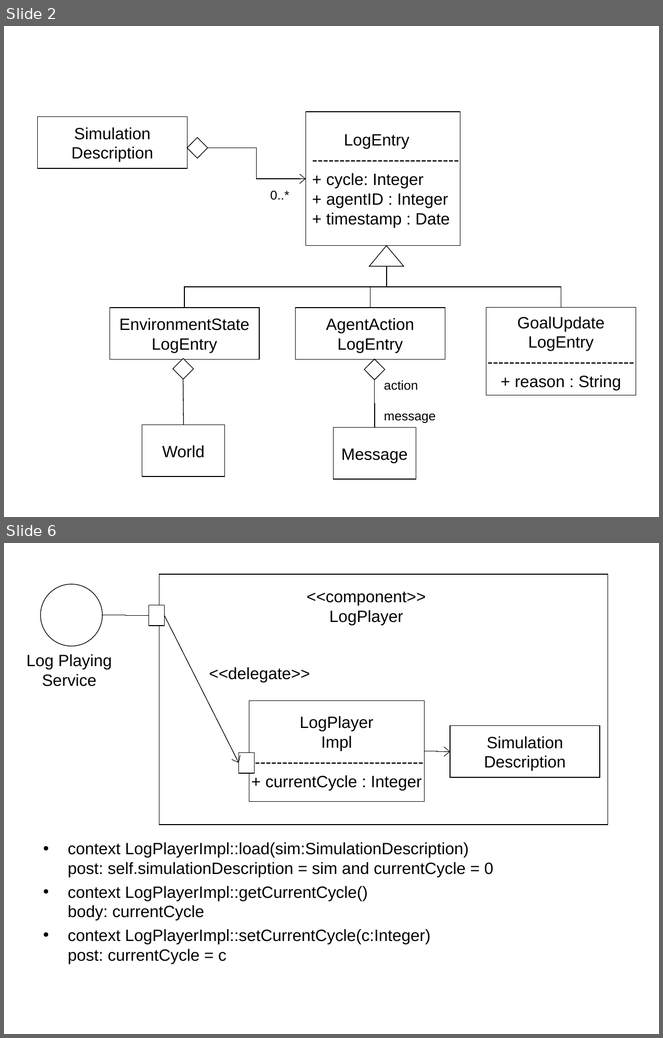
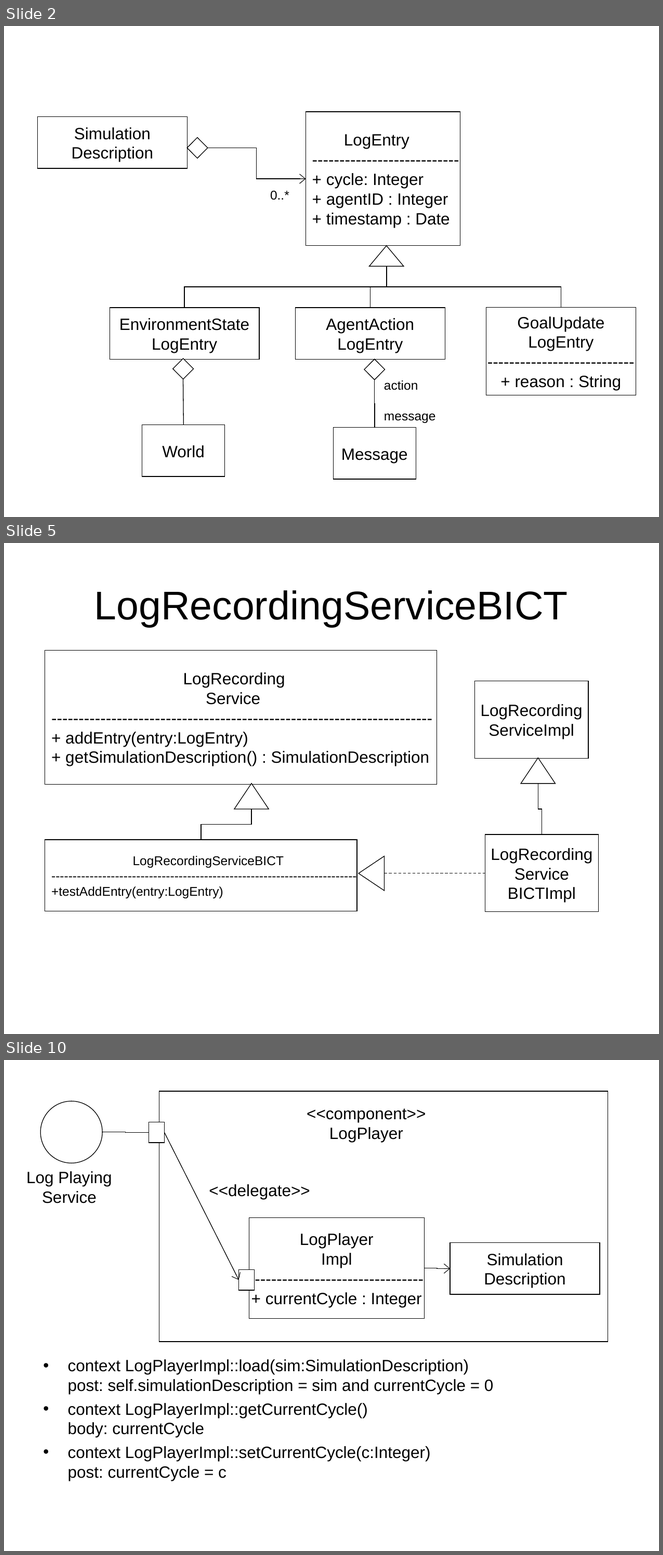
Before and after one commit to krishprince/rollerslam, a slide deck: docs/Logging/LoggingPIM.ppt. Shown one above the other, each under a label of ours: slides 2 and 6 before the commit, slides 2, 5 and 10 after it; the slides between them are not shown. The pictures are 663x1038 and 663x1555 pixels, drawn with LibreOffice and Linux fonts; fonts in the diff are those of the drawing. Boxes give left, top, right and bottom in pixels: in the first picture for what was removed or moved away, otherwise in the second. Text is boxed around its words. In the diff, an @@ line names an element or a change of style, - is before the commit and + after.

Commit message:
LogRecording BICT implementation and models.

```diff
--- a/docs/Logging/LoggingPIM.ppt
+++ b/docs/Logging/LoggingPIM.ppt
@@ slide 5 added at (4, 543, 659, 1034), background #FFFFFF @@
@@ title added at (94, 590, 568, 627), 44 pt, text #000000 @@
+LogRecordingServiceBICT
@@ rectangle added at (45, 651, 437, 785), fill #FFFFFF, outline #000000 0.74 pt, 18 pt, text #000000 @@
+LogRecording
+Service
+----------------------------------------------------------------------
++ addEntry(entry:LogEntry)
++ getSimulationDescription() : SimulationDescription
@@ rectangle added at (475, 681, 588, 759), fill #FFFFFF, outline #000000 0.74 pt, 18 pt, text #000000 @@
+LogRecording
+ServiceImpl
@@ triangle added at (521, 758, 556, 783), fill #FFFFFF, outline #000000 0.74 pt @@
@@ triangle added at (235, 783, 269, 809), fill #FFFFFF, outline #000000 0.74 pt @@
@@ elbow line added from (538, 783) to (542, 835), #000000 0.74 pt @@
@@ elbow line added from (252, 809) to (201, 840), #000000 0.74 pt @@
@@ rectangle added at (485, 835, 598, 912), fill #FFFFFF, outline #000000 0.74 pt, 18 pt, text #000000 @@
+LogRecording
+Service
+BICTImpl
@@ rectangle added at (45, 840, 358, 911), fill #FFFFFF, outline #000000 0.74 pt, 14 pt, text #000000 @@
+LogRecordingServiceBICT
+------------------------------------------------------------------------
++testAddEntry(entry:LogEntry)
@@ triangle added at (359, 856, 385, 891), fill #FFFFFF, outline #000000 0.74 pt @@
@@ elbow line added from (385, 874) to (485, 873), #000000 0.74 pt dashed @@
@@ what was slide 6 is now slide 10 @@
```
Also in this commit, not shown: 4 slides changed, 4 other slides added, 3 other files.
